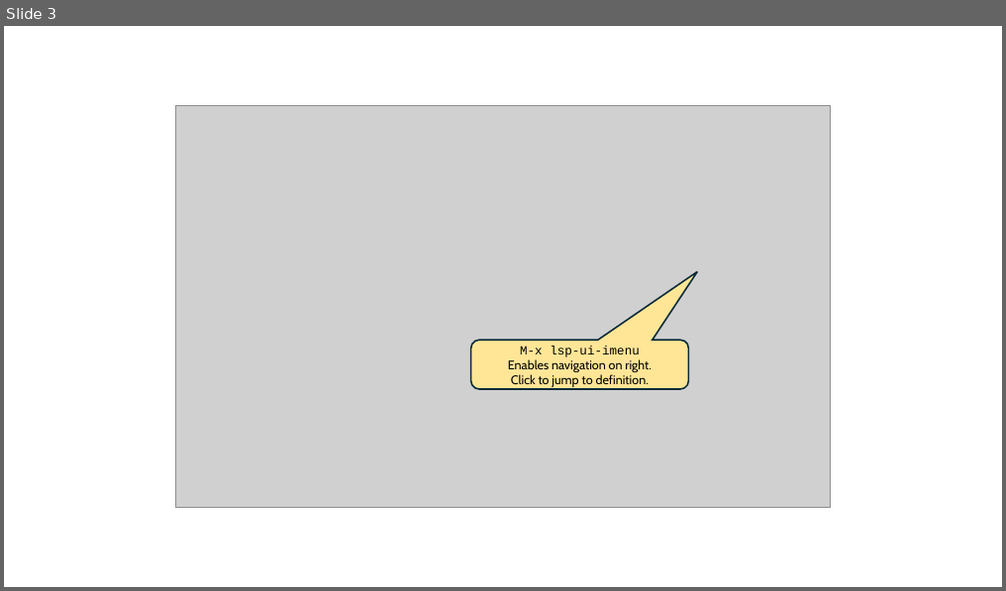
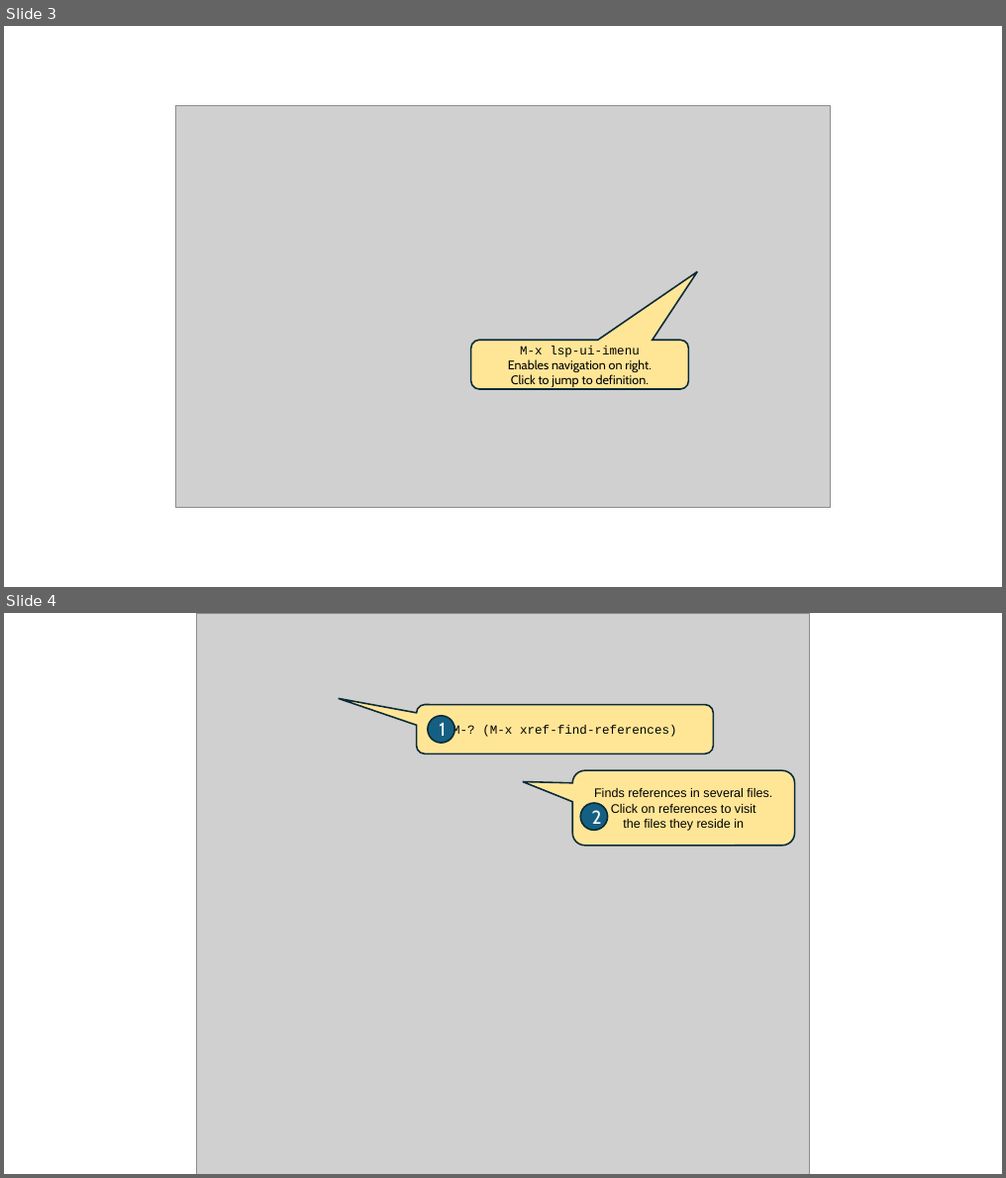
Before and after one commit to emacsmirror/matlab-mode, a slide deck: doc/matlab-language-server-lsp-mode-files/lsp-mode-annotated-pictures.pptx. Shown one above the other, each under a label of ours: slide 3 before the commit, slides 3 and 4 after it. The pictures are 1006x591 and 1006x1178 pixels, drawn with LibreOffice and Linux fonts; fonts in the diff are those of the drawing; grey boxes stand for pictures. Boxes give left, top, right and bottom in pixels: in the first picture for what was removed or moved away, otherwise in the second. Text is boxed around its words. In the diff, an @@ line names an element or a change of style, - is before the commit and + after.

Commit message:
doc/matlab-language-server-lsp-mode.org - add find references

```diff
--- a/doc/matlab-language-server-lsp-mode-files/lsp-mode-annotated-pictures.pptx
+++ b/doc/matlab-language-server-lsp-mode-files/lsp-mode-annotated-pictures.pptx
@@ slide 4 added at [4, 613, 1002, 1174], background #FFFFFF @@
@@ picture added at [196, 613, 810, 1174] @@
@@ rounded speech box added at [417, 704, 713, 754], fill #FFE697, outline #092A39 1.5 pt, 12 pt, text #000000 @@
+M-? (M-x xref-find-references)
@@ ellipse added at [428, 716, 454, 743], fill #156082, outline #092A39 1.5 pt, 18 pt, text #FFFFFF @@
+1
@@ rounded speech box added at [573, 771, 795, 846], fill #FFE697, outline #092A39 1.5 pt, 12 pt, text #000000 @@
+Finds references in several files.
+Click on references to visit
+the files they reside in
@@ ellipse added at [580, 803, 607, 830], fill #156082, outline #092A39 1.5 pt, 18 pt, text #FFFFFF @@
+2
```
Also in this commit, not shown: 4 other files.
